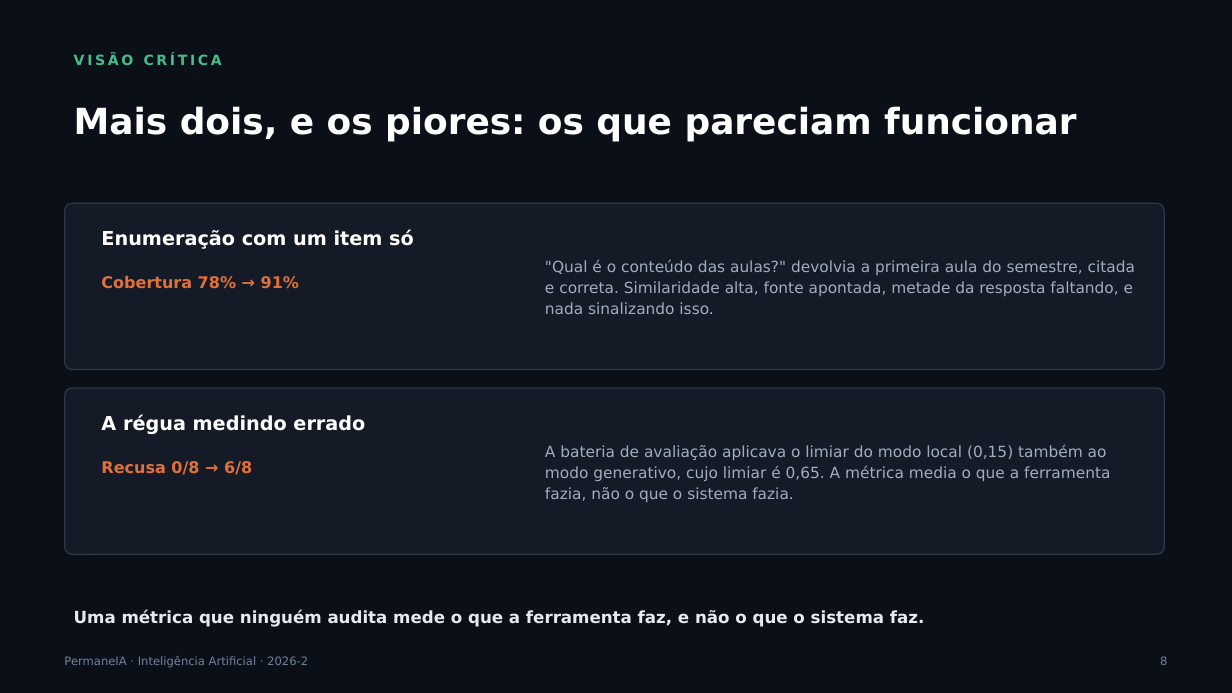
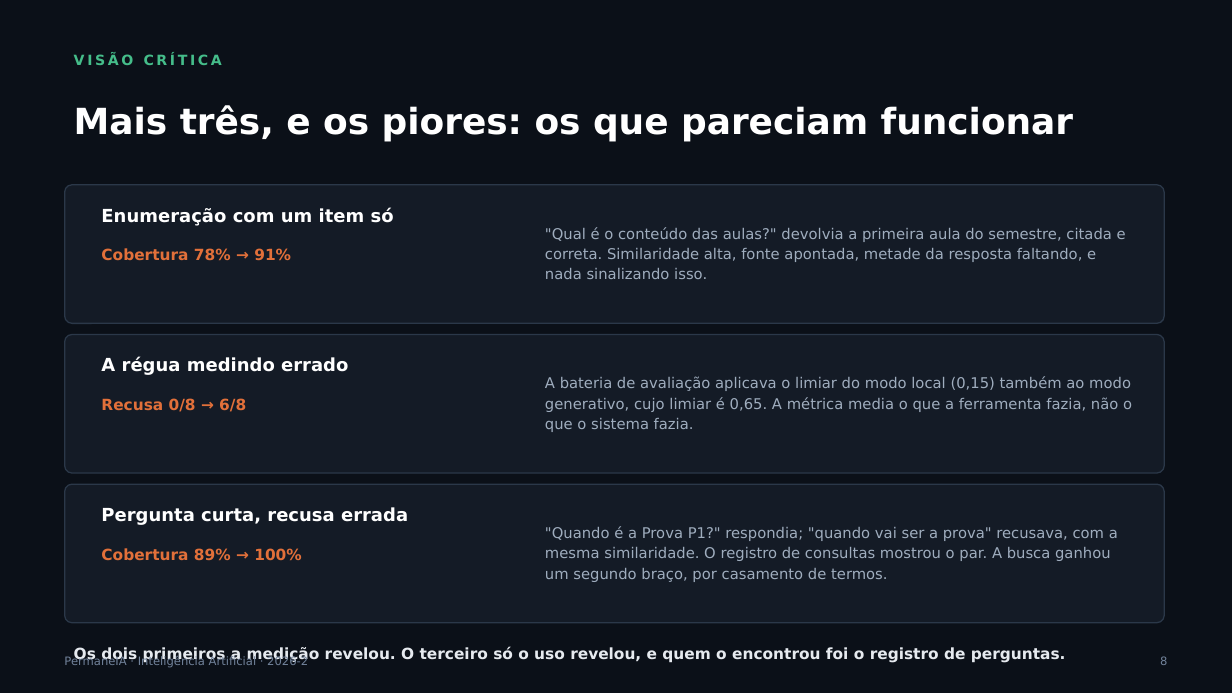
Before and after one commit to fabriciojunio/permaneia, a slide deck: slide 8 of PermaneIA-Apresentacao.pptx. Drawn at 1232x693 pixels with LibreOffice and Linux fonts; fonts in the diff are those of the drawing. Boxes give left, top, right and bottom in pixels: in the first picture for what was removed or moved away, otherwise in the second. Text is boxed around its words. In the diff, an @@ line names an element or a change of style, - is before the commit and + after.

Commit message:
docs: registra os três defeitos que só o uso revelou
Os cinco defeitos documentados até aqui apareceram na bancada de medição. Estes
três apareceram de outro jeito: alguém usou o assistente no ar e disse que ele
não achava nada. O registro de perguntas mostrou quais foram feitas e o que
cada uma devolveu, e foi ele que transformou a reclamação em diagnóstico.

O relatório ganha a seção 4.3 com os três, a avaliação ganha a descrição de
cada um e os números da bateria ampliada, e a apresentação ganha o cartão da
pergunta curta recusada. Cobertura e recusa correta passam a 100% nas 45
perguntas, com a ressalva de sempre sobre a variação entre execuções.

As contagens de teste no README acompanham: 1870 unitários, 73 de integração e
80 de ponta a ponta.

```diff
--- a/PermaneIA-Apresentacao.pptx
+++ b/PermaneIA-Apresentacao.pptx
@@ text at [74, 105, 1073, 142]: text changed @@
-Mais dois, e os piores: os que pareciam funcionar
+Mais três, e os piores: os que pareciam funcionar
@@ rounded rectangle: place and size @@
-rounded rectangle at [65, 203, 1165, 370]
+rounded rectangle at [65, 185, 1165, 323]
@@ rounded rectangle at [65, 185, 1165, 323]: proportions changed @@
@@ text "Enumeração com um item só": place and size @@
-text "Enumeração com um item só" at [101, 230, 414, 249]
+text "Enumeração com um item só" at [101, 207, 394, 226]
@@ text "Enumeração com um item só" at [101, 207, 394, 226]: size 15 to 14 pt @@
@@ text ""Qual é o conteúdo das ...": place and size @@
-text ""Qual é o conteúdo das ..." at [545, 259, 1135, 314]
+text ""Qual é o conteúdo das ..." at [545, 227, 1126, 279]
@@ text ""Qual é o conteúdo das ..." at [545, 227, 1126, 279]: size 12 to 11.5 pt @@
@@ text "Cobertura 78% → 91%": place and size @@
-text "Cobertura 78% → 91%" at [101, 276, 299, 289]
+text "Cobertura 78% → 91%" at [101, 248, 291, 261]
@@ text "Cobertura 78% → 91%" at [101, 248, 291, 261]: size 12.5 to 12 pt @@
@@ rounded rectangle at [65, 335, 1165, 473]: proportions changed @@
@@ rounded rectangle: place and size @@
-rounded rectangle at [65, 388, 1165, 555]
+rounded rectangle at [65, 335, 1165, 473]
@@ text "A régua medindo errado" at [101, 357, 348, 375]: size 15 to 14 pt @@
@@ text "A régua medindo errado": place and size @@
-text "A régua medindo errado" at [101, 415, 365, 434]
+text "A régua medindo errado" at [101, 357, 348, 375]
@@ text "A bateria de avaliação aplicava ..." at [545, 376, 1132, 432]: size 12 to 11.5 pt @@
@@ text "A bateria de avaliação aplicava ...": place and size @@
-text "A bateria de avaliação aplicava ..." at [545, 444, 1110, 502]
+text "A bateria de avaliação aplicava ..." at [545, 376, 1132, 432]
@@ text "Recusa 0/8 → 6/8" at [101, 398, 246, 412]: size 12.5 to 12 pt @@
@@ text "Recusa 0/8 → 6/8": place and size @@
-text "Recusa 0/8 → 6/8" at [101, 461, 252, 475]
+text "Recusa 0/8 → 6/8" at [101, 398, 246, 412]
@@ rounded rectangle added at [65, 484, 1165, 623], fill #141B26, outline #2B3849 1 pt @@
@@ text added at [101, 507, 408, 525], 14 pt, text #FFFFFF, bold @@
+Pergunta curta, recusa errada
@@ text added at [545, 526, 1118, 582], 11.5 pt, text #9FADBE @@
+"Quando é a Prova P1?" respondia; "quando vai ser a prova" recusava, com a mesma similaridade. O registro de consultas mostrou o par. A busca ganhou um segundo braço, por casamento de termos.
@@ text added at [101, 548, 302, 561], 12 pt, text #E2703A, bold @@
+Cobertura 89% → 100%
@@ text removed at [74, 609, 925, 627] @@
-Uma métrica que ninguém audita mede o que a ferramenta faz, e não o que o sistema faz.
@@ text added at [74, 647, 1066, 664], 12 pt, text #E6EAEF, bold @@
+Os dois primeiros a medição revelou. O terceiro só o uso revelou, e quem o encontrou foi o registro de perguntas.
```
Also in this commit, not shown: 1 other slide changed, 4 other files.
